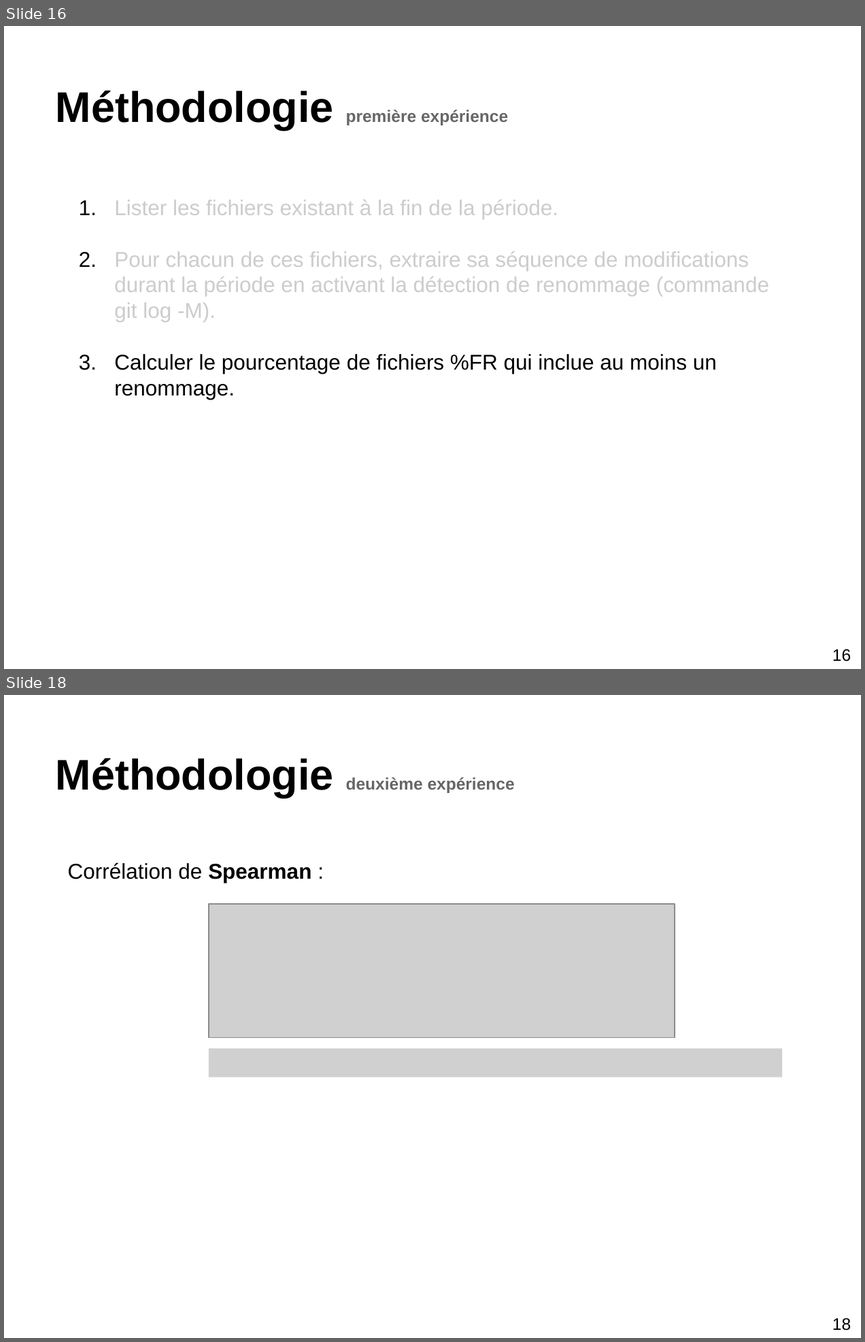
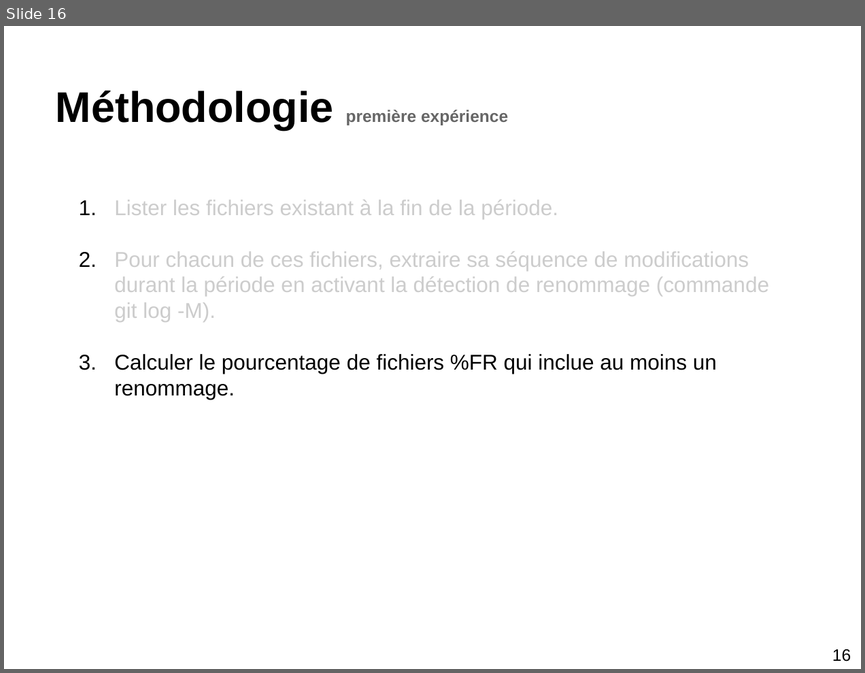
Before and after one commit to stonesong/Stage, a slide deck: presentation/presStageM2.pptx. Shown one above the other, each under a label of ours: slides 16 and 18 before the commit, slide 16 after it; the slides between them are not shown. The pictures are 865x1342 and 865x673 pixels, drawn with LibreOffice and Linux fonts; fonts in the diff are those of the drawing; grey boxes stand for pictures. Boxes give left, top, right and bottom in pixels: in the first picture for what was removed or moved away, otherwise in the second. Text is boxed around its words. In the diff, an @@ line names an element or a change of style, - is before the commit and + after.

```diff
--- a/presentation/presStageM2.pptx
+++ b/presentation/presStageM2.pptx
@@ slide 18 removed at bbox=[4, 695, 861, 1338], background #FFFFFF @@
@@ title removed at bbox=[56, 758, 515, 798] @@
-Méthodologie deuxième expérience
@@ text removed at bbox=[68, 862, 311, 883] @@
-Corrélation de Spearman :
@@ picture removed at bbox=[209, 904, 675, 1038] @@
@@ picture removed at bbox=[209, 1048, 782, 1077] @@
@@ text removed at bbox=[832, 1318, 851, 1330] @@
-18
```
Also in this commit, not shown: 9 slides changed, 2 other files.
